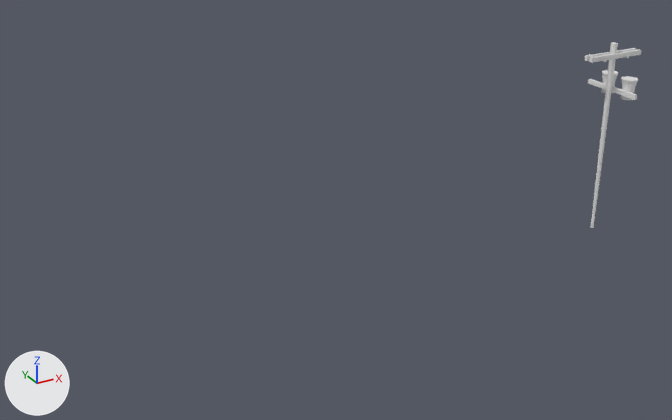
Before and after pictures for a commit that changed the FBX model Assets/Idividual Levels/Matthew/Models/electrical pole.fbx.
Rendered twice from a 50 mm lens placed at (-1.87, -8.75, 5.72), pointed at (3.14, 0.37, 1.16). The lights are fixed; the arrows at lower left show +X, +Y and +Z.
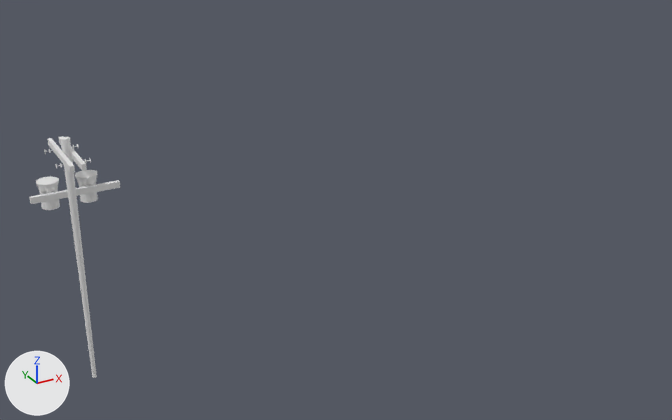
Location of each change, (x1, y1, x2, y2) in pixels of the pictures (672 x 420 px; the box of a moved part takes in the faces that stretch with it):
'Cylinder001', reshaped, moved, turned: before (585, 42, 641, 228); after (30, 136, 120, 378)
part 1 of me_mesh, moved or reshaped: before (591, 42, 618, 228); after (60, 137, 97, 378)
part 2 of me_mesh, moved or reshaped: before (621, 76, 638, 100); after (75, 170, 98, 203)
part 3 of me_mesh, moved or reshaped: before (585, 48, 636, 61); after (58, 136, 87, 171)
part 4 of me_mesh, moved or reshaped: before (590, 49, 641, 63); after (47, 138, 75, 173)
part 5 of me_mesh, moved or reshaped: before (588, 79, 637, 100); after (30, 180, 120, 204)
part 6 of me_mesh, moved or reshaped: before (601, 70, 618, 93); after (36, 176, 60, 210)

The change, as a diff of the scene's bpy script:
```diff
--- a/Assets/Idividual Levels/Matthew/Models/electrical pole.fbx.py
+++ b/Assets/Idividual Levels/Matthew/Models/electrical pole.fbx.py
@@ me_mesh @@
 # used by ob_cylinder001; location = (7.405, 0.329, 0.0); scale = (0.01, 0.01, 0.01)
-me_mesh.from_pydata(...)  # 701 vertices, 712 faces; spans x -44.0..45.0, y -45.0..44.0, z 0.0..273.0
+me_mesh.from_pydata(...)  # 701 vertices, 712 faces; spans x -45.0..45.0, y -45.0..45.0, z 2.0..276.0
+# me_mesh part 1: the loose piece of 25 vertices spanning x -5.0..5.0, y -5.0..5.0, z 0.0..273.0 is moved by (0.0, 5.0, 2.0)
+# me_mesh part 2: the loose piece of 84 vertices spanning x 5.0..28.0, y -31.0..-9.0, z 199.0..227.0 is moved by (0.0, 5.0, 2.0)
+# me_mesh part 3: the loose piece of 8 vertices spanning x -44.0..45.0, y 2.0..7.0, z 254.0..260.0 is moved by (0.0, -4.0, 2.0)
+# me_mesh part 4: the loose piece of 8 vertices spanning x -44.0..45.0, y -7.0..-3.0, z 254.0..260.0 is moved by (0.0, 16.0, 2.0)
+# me_mesh part 5: the loose piece of 8 vertices spanning x 3.0..7.0, y -45.0..44.0, z 206.0..212.0 is moved by (-1.0, 1.0, 7.0)
+# me_mesh part 6: the loose piece of 84 vertices spanning x 5.0..28.0, y 6.0..29.0, z 199.0..227.0 is moved by (0.0, 6.0, 2.0)
+# me_mesh part 7: the surface is now shaded flat
@@ ob_cylinder001 @@
 ob_cylinder001 = bpy.data.objects.new('Cylinder001', me_mesh)
-ob_cylinder001.location = (7.405, 0.329, 0.0)
+ob_cylinder001.location = (0.0, 0.0, -0.017)
+ob_cylinder001.rotation_euler = (0.0, 0.0, 1.571)  # degrees (0, 0, 90)
 ob_cylinder001.scale = (0.01, 0.01, 0.01)
```
